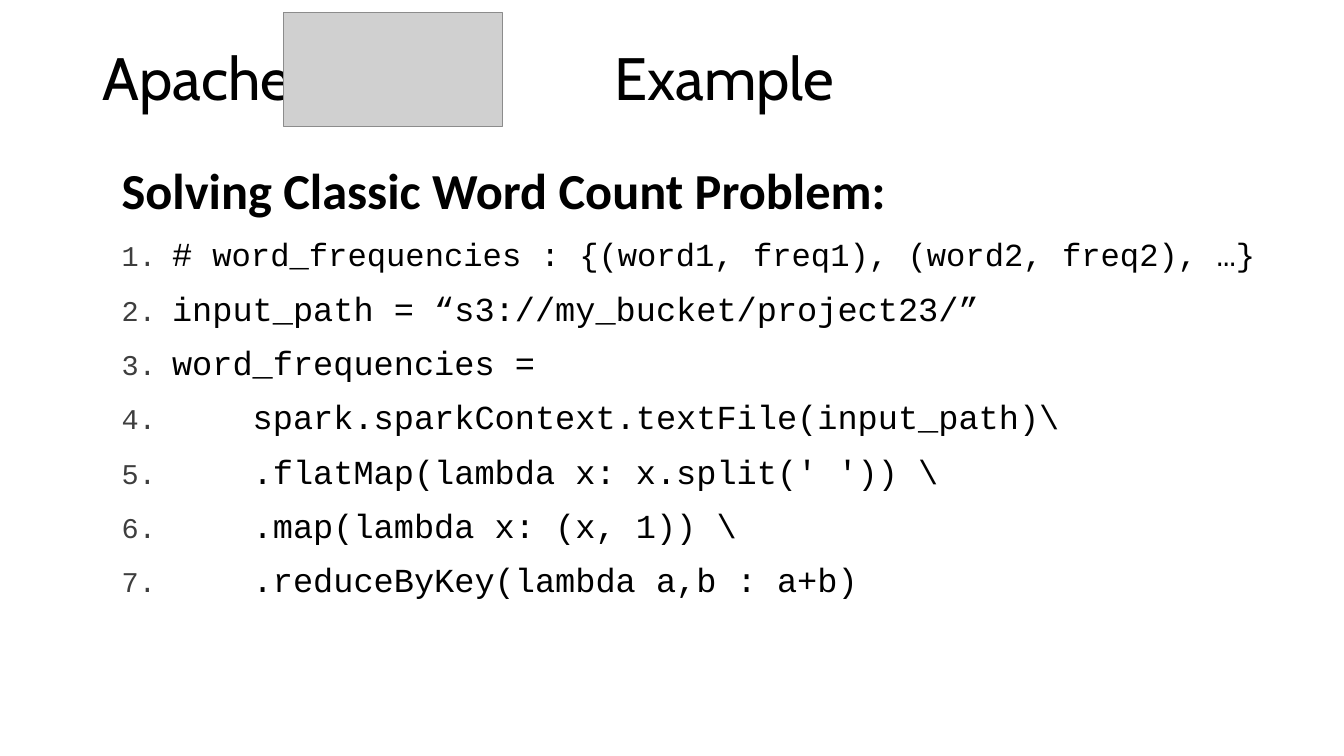
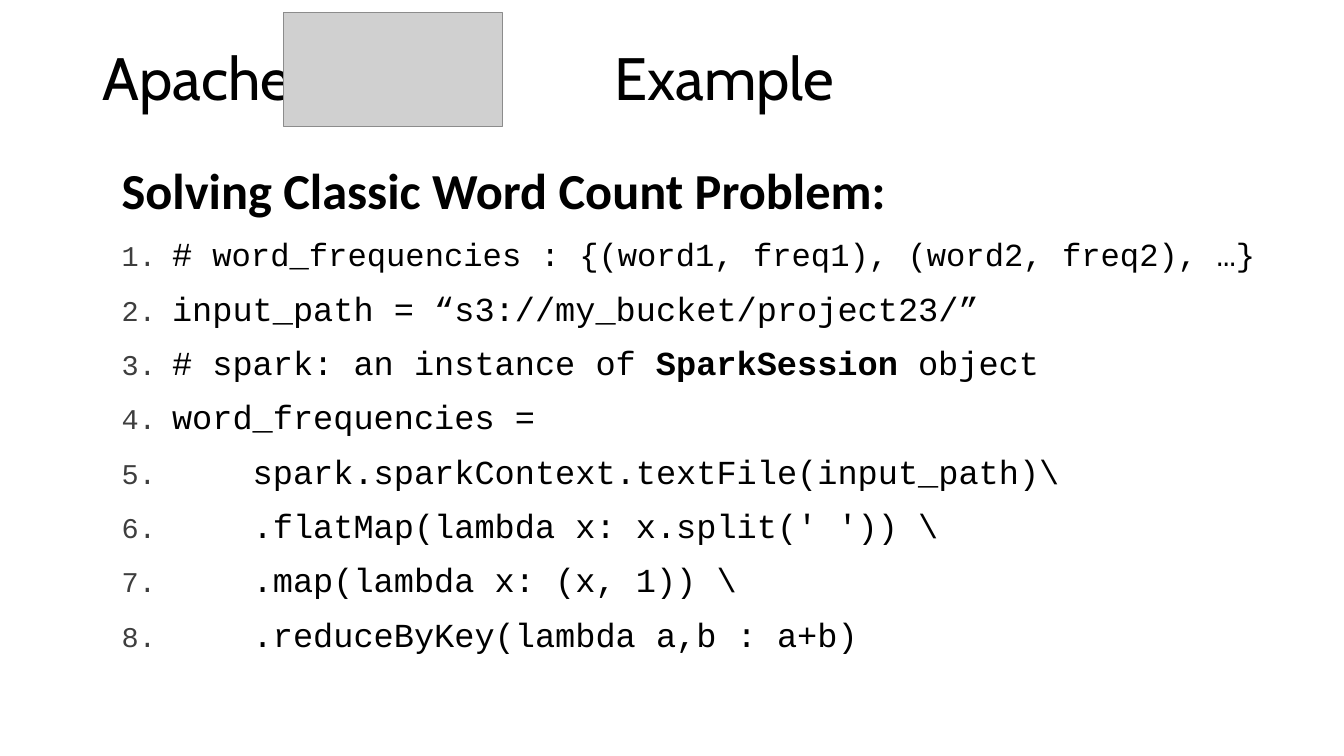
Before and after one commit to mahmoudparsian/big-data-modeling, a slide deck: slide 15 of slides/big_data/1.2_Introduction_to_Big_Data.pptx. Drawn at 1344x756 pixels with LibreOffice and Linux fonts; fonts in the diff are those of the drawing; grey boxes stand for pictures; background and template pictures are left out. Boxes give left, top, right and bottom in pixels: in the first picture for what was removed or moved away, otherwise in the second. Text is boxed around its words. In the diff, an @@ line names an element or a change of style, - is before the commit and + after.

```diff
--- a/slides/big_data/1.2_Introduction_to_Big_Data.pptx
+++ b/slides/big_data/1.2_Introduction_to_Big_Data.pptx
@@ text at bbox=[212, 350, 1039, 382]: paragraph added @@
+3. # spark: an instance of SparkSession object
```
Also in this commit, not shown: 1 other file.
